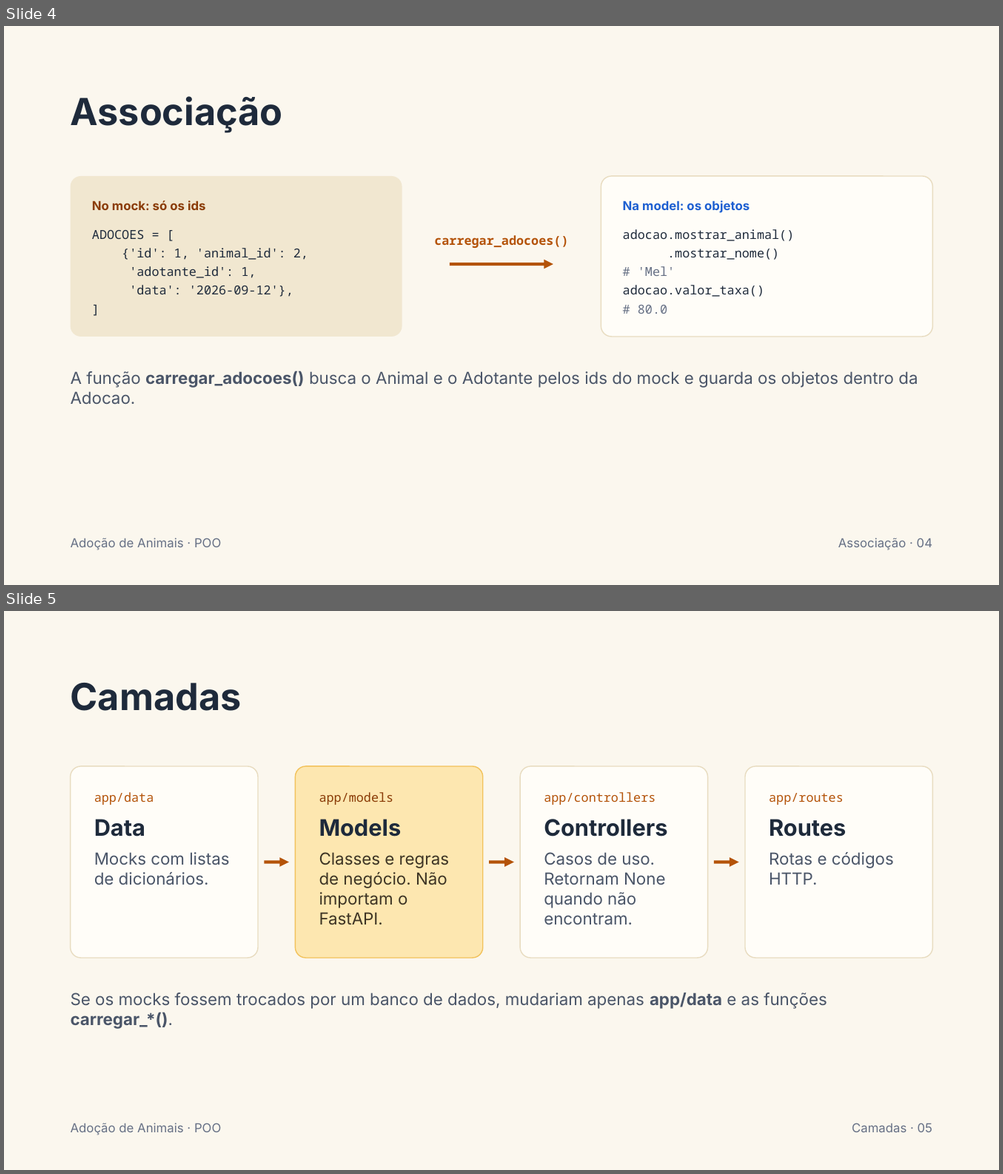
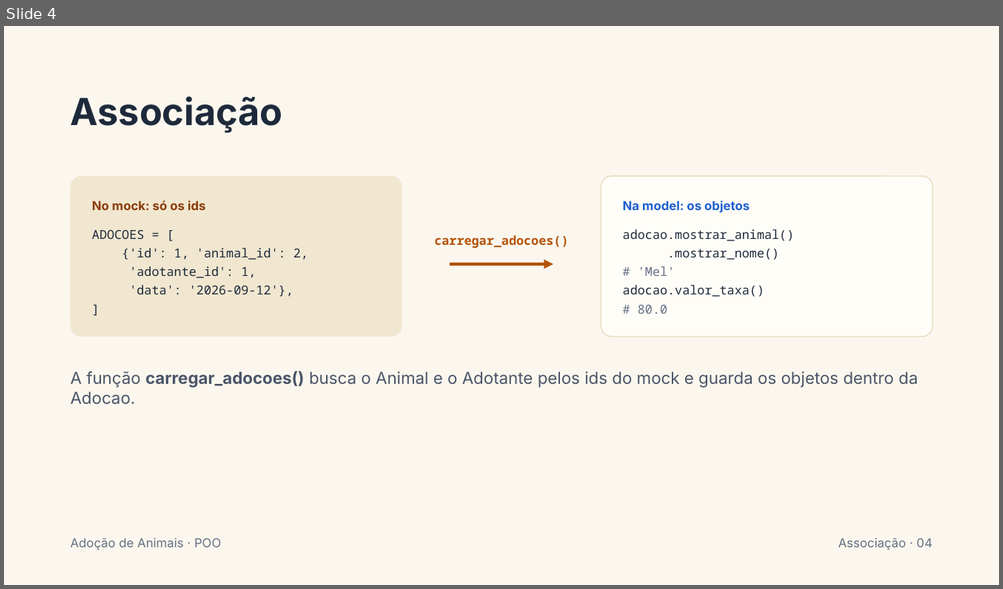
Before and after one commit to qqiew/adocao-animais-kioferta, a slide deck: apresentacao-adocao.pptx. Shown one above the other, each under a label of ours: slides 4 and 5 before the commit, slide 4 after it. The pictures are 1003x1174 and 1003x589 pixels, drawn with LibreOffice and Linux fonts; fonts in the diff are those of the drawing. Boxes give left, top, right and bottom in pixels: in the first picture for what was removed or moved away, otherwise in the second. Text is boxed around its words. In the diff, an @@ line names an element or a change of style, - is before the commit and + after.

```diff
--- a/apresentacao-adocao.pptx
+++ b/apresentacao-adocao.pptx
@@ slide 5 removed at (x1=4, y1=611, x2=999, y2=1170), background #FBF7EE; not listed: 1 template element that a slide beside it also shows @@
@@ title removed at (x1=71, y1=683, x2=242, y2=711) @@
-Camadas
@@ rounded rectangle removed at (x1=71, y1=766, x2=258, y2=958) @@
-app/data
-Data
-Mocks com listas de dicionários.
@@ rounded rectangle removed at (x1=295, y1=766, x2=482, y2=958) @@
-app/models
-Models
-Classes e regras de negócio. Não importam o FastAPI.
@@ rounded rectangle removed at (x1=521, y1=766, x2=708, y2=958) @@
-app/controllers
-Controllers
-Casos de uso. Retornam None quando não encontram.
@@ rounded rectangle removed at (x1=745, y1=766, x2=932, y2=958) @@
-app/routes
-Routes
-Rotas e códigos HTTP.
@@ arrow removed from (264, 863) to (289, 863) @@
@@ arrow removed from (489, 863) to (514, 863) @@
@@ arrow removed from (714, 863) to (739, 863) @@
@@ text removed at (x1=71, y1=993, x2=827, y2=1029) @@
-Se os mocks fossem trocados por um banco de dados, mudariam apenas app/data e as funções carregar_*().
@@ text removed at (x1=851, y1=1123, x2=933, y2=1133) @@
-Camadas · 05
```
Also in this commit, not shown: 5 slides changed, 1 other slide removed.
